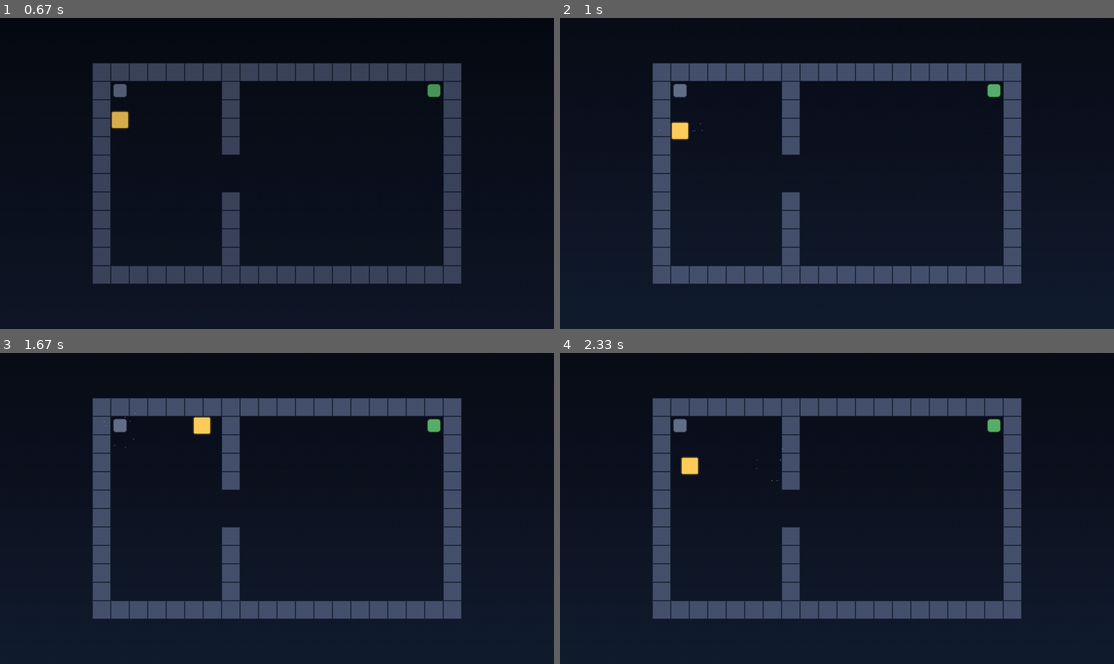
Above: before the commit, frames 1-4 (two rows, left to right).
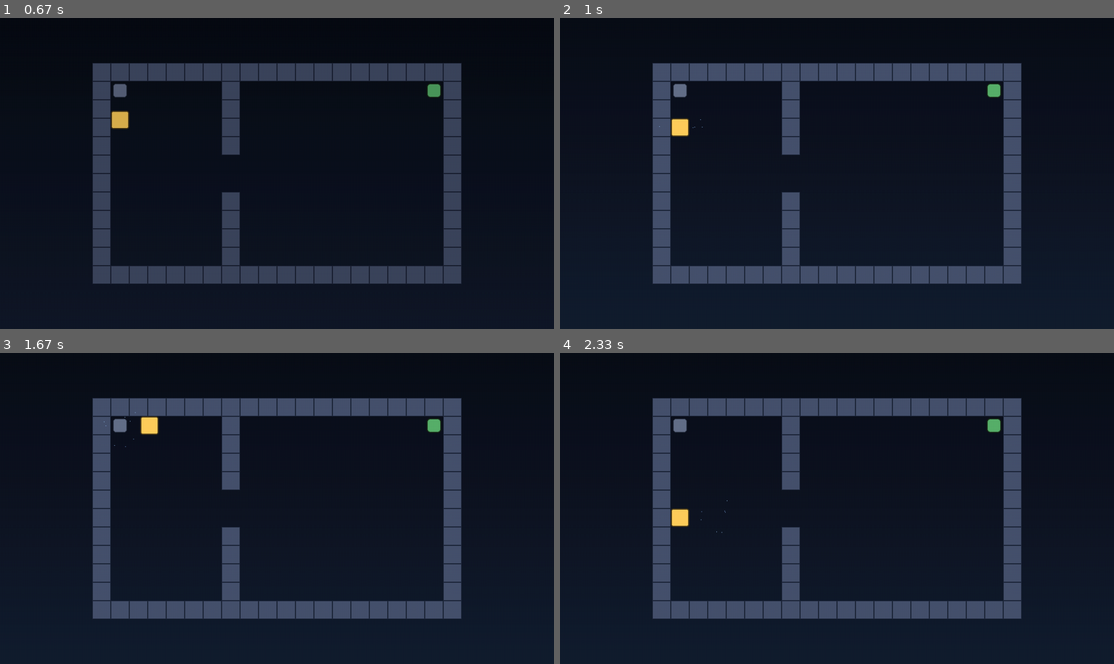
Above: after the commit, the same moments.

Repository: swk3087/pygame
Game: pygame game, started from main.py
The game is run twice, just before and just after one commit, with the same random seed, the same clock (stepped at 60 frames per second) and the same inputs.
Inputs (mouse positions are in pixels of both pictures, inside the frame that each line leads up to):
- Up to frame 1 (0.67 s): click (277, 142) at 0.38 s
- Up to frame 2 (1 s): click (892, 241) at 0.72 s
- Up to frame 3 (1.67 s): click (360, 399) at 1.05 s; click (132, 393) at 1.38 s
- Up to frame 4 (2.33 s): click (809, 589) at 1.72 s; click (820, 455) at 2.05 s

Frame 1 is identical in both runs. In frame 2, 0.1% of the frame differs, in the area x 17-26%, y 32-40%; in frame 3, 0.4%; in frame 4, 0.4%, in the area x 20-41%, y 30-58%.

Commit message:
깔끔하게 움직이도록

Diff:
--- a/gameplay/player.py
+++ b/gameplay/player.py
@@ -4,7 +4,7 @@
 
 from core.config import GRAVITY_ACC, MAX_SPEED
 from core.utils import clamp_vec_magnitude, rotate_vec_ccw, rotate_vec_cw
-from gameplay.tilemap import TileMap
+from gameplay.tilemap import SPIKE, WALL, TileMap
 
 
 class Player:
@@ -45,6 +45,41 @@
         self.pos.y += self.vel.y * dt
         self._resolve_collisions_y(tilemap)
 
+    def snap_to_nearest_tile(self, tilemap: TileMap) -> None:
+        current = pygame.Vector2(self.center)
+        tile_size = tilemap.tile_size
+
+        best_safe_center: tuple[float, float] | None = None
+        best_safe_dist2 = float("inf")
+        best_any_center: tuple[float, float] | None = None
+        best_any_dist2 = float("inf")
+
+        for ty in range(tilemap.height):
+            for tx in range(tilemap.width):
+                tile_type = tilemap.tile_type_at(tx, ty)
+                if tile_type == WALL:
+                    continue
+
+                center = (
+                    tx * tile_size + tile_size / 2.0,
+                    ty * tile_size + tile_size / 2.0,
+                )
+                dx = center[0] - current.x
+                dy = center[1] - current.y
+                dist2 = dx * dx + dy * dy
+
+                if dist2 < best_any_dist2:
+                    best_any_dist2 = dist2
+                    best_any_center = center
+
+                if tile_type != SPIKE and dist2 < best_safe_dist2:
+                    best_safe_dist2 = dist2
+                    best_safe_center = center
+
+        target = best_safe_center if best_safe_center is not None else best_any_center
+        if target is not None:
+            self.set_center(target)
+
     def _resolve_collisions_x(self, tilemap: TileMap) -> None:
         player_rect = self.rect
         for solid in tilemap.get_solid_rects_near(player_rect):
--- a/scenes/game_scene.py
+++ b/scenes/game_scene.py
@@ -162,7 +162,7 @@
                 return
 
     def _try_rotate_gravity(self, rotate_delta: int) -> None:
-        if self.rotate_cooldown > 0.0 or self.player is None:
+        if self.rotate_cooldown > 0.0 or self.player is None or self.tilemap is None:
             return
         if rotate_delta > 0:
             self.gravity_dir = (self.gravity_dir + 1) % 4
@@ -170,6 +170,7 @@
         else:
             self.gravity_dir = (self.gravity_dir - 1) % 4
             self.player.rotate_velocity_cw()
+        self.player.snap_to_nearest_tile(self.tilemap)
         self.rotate_cooldown = ROTATE_COOLDOWN_SEC
         self.click_count += 1
         self.game.assets.play("rotate")
